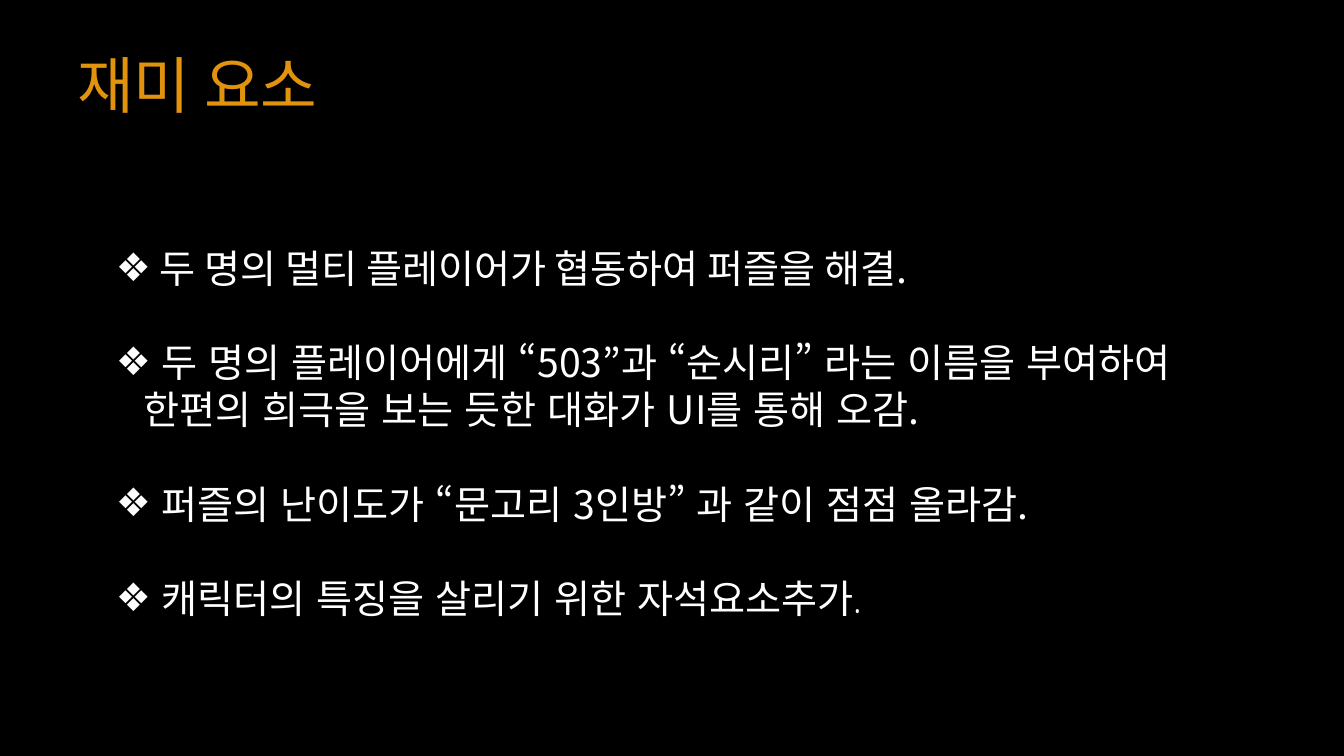
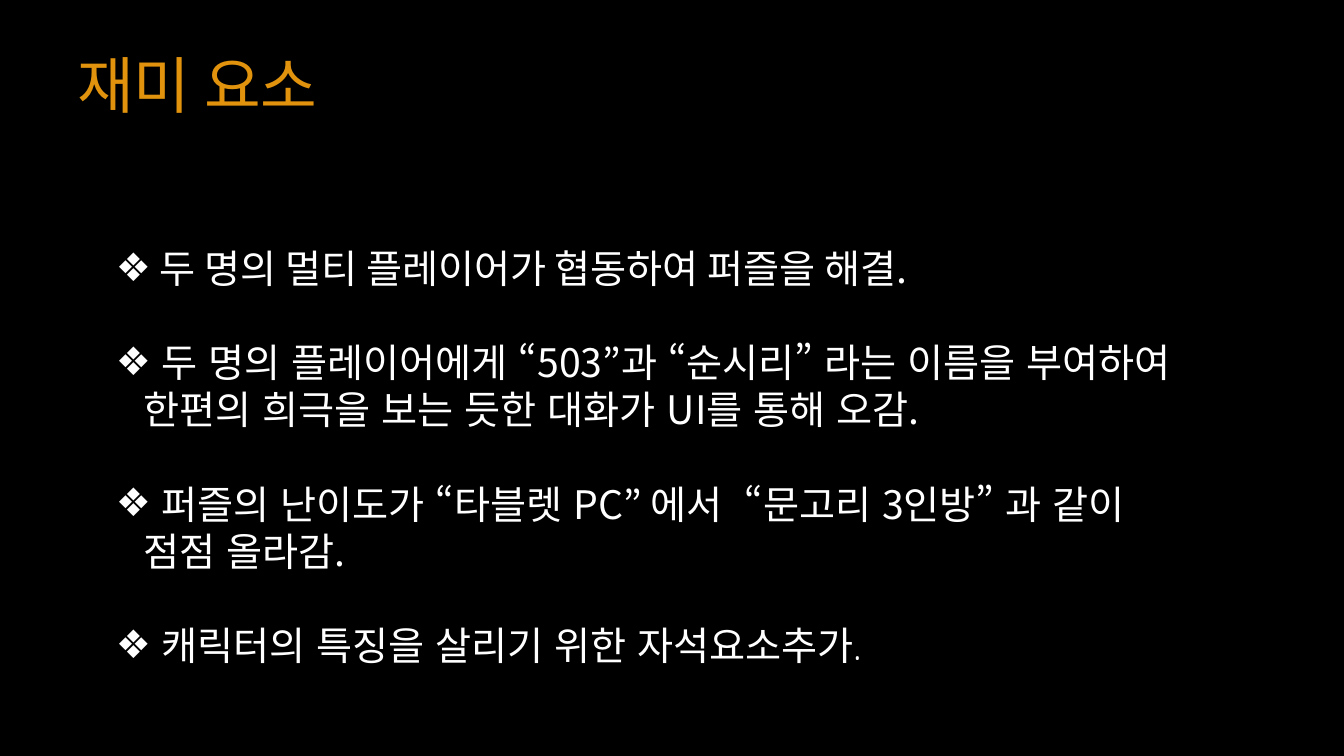
Before and after one commit to YKTeam/Room503, a slide deck: slide 5 of Document/Escape Cube(가제) ppt.pptx. Drawn at 1344x756 pixels with LibreOffice and Linux fonts; fonts in the diff are those of the drawing. Boxes give left, top, right and bottom in pixels: in the first picture for what was removed or moved away, otherwise in the second. Text is boxed around its words. In the diff, an @@ line names an element or a change of style, - is before the commit and + after.

Commit message:
17.12.01
맞춤법수정

```diff
--- a/Document/Escape Cube(가제) ppt.pptx
+++ b/Document/Escape Cube(가제) ppt.pptx
@@ text at (144,484,1124,569): text changed @@
-❖ 퍼즐의 난이도가 “문고리 3인방” 과 같이 점점 올라감.
+❖ 퍼즐의 난이도가 “타블렛 PC” 에서 “문고리 3인방” 과 같이 점점 올라감.
```
